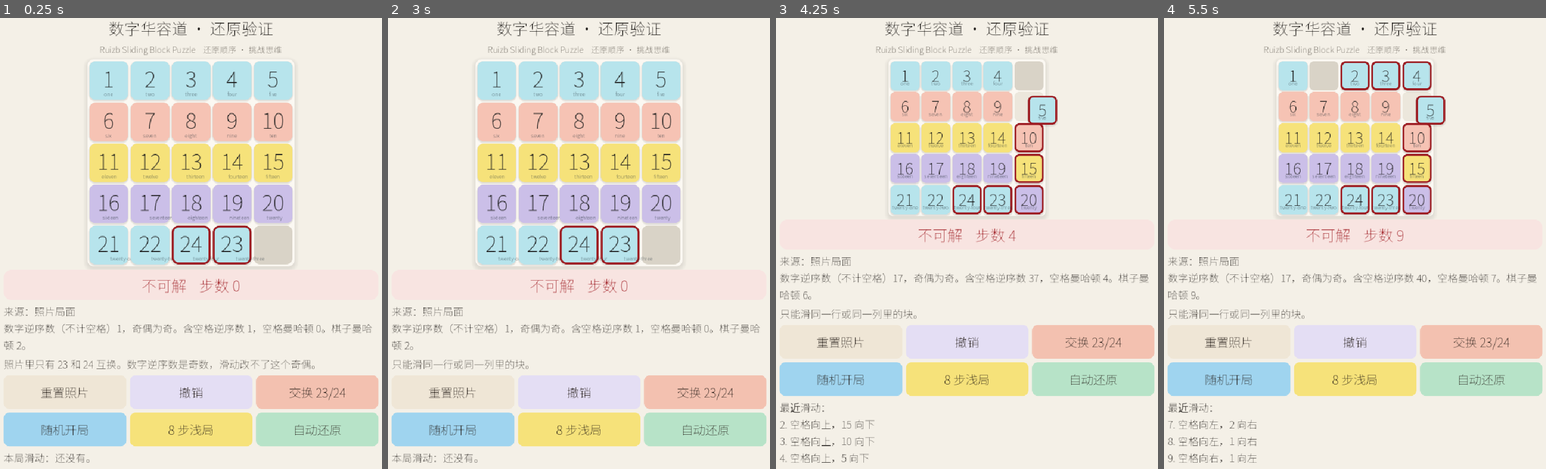
Above: before the commit, frames 1-4 (left to right).
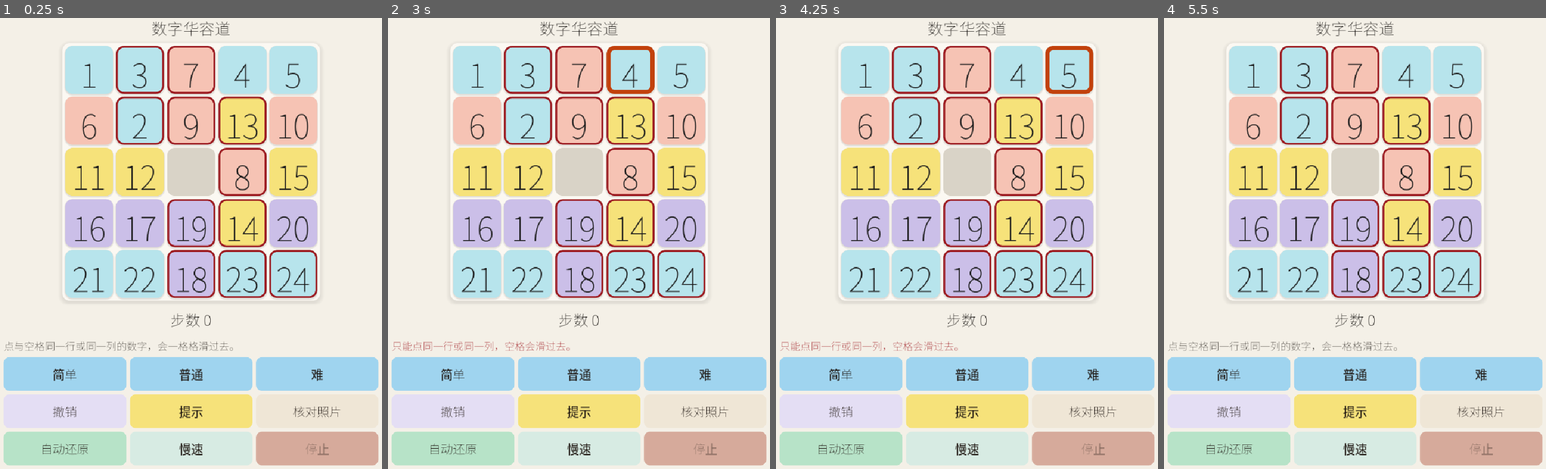
Above: after the commit, the same moments.

Repository: JeffGu98/huarongdao
Game: Godot game, scene res://main.tscn
The game is run twice, just before and just after one commit, with the same random seed, the same clock (stepped at 60 frames per second) and the same inputs.
Inputs:
- Up to frame 1 (0.25 s): no input
- Up to frame 2 (3 s): click "1" at 0.5 s; click "2" at 1.25 s; click "3" at 2 s; click "4" at 2.75 s
- Up to frame 3 (4.25 s): click "5" at 3.5 s
- Up to frame 4 (5.5 s): click "1" at 4.25 s; click "1" at 5 s

The runs differ from the first frame. In frame 1, 51% of the frame differs, in the area x 0-100%, y 0-100%; in frame 2, 52%; in frame 3, 53%; in frame 4, 53%.

Commit message:
对局和核对分开，还原可以调速度，发布 1.0.3。
打开就是可玩的简单局。提示只标下一步，自动还原默认放慢，播放中可以改速度或停止。

Diff:
--- a/main.gd
+++ b/main.gd
@@ -32,7 +32,7 @@
 var verdict_label: Label
 var stats_label: Label
 var note_label: Label
-var history_label: Label
+var subtitle_label: Label
 var banner: Panel
 var action_buttons: Array = []
 var font_regular: Font
@@ -45,6 +45,30 @@
 var number_labels := {}
 var word_labels := {}
 var laying_out := false
+var mode := "play"
+var deal_steps := 16
+var speed_index := 0
+var playback := false
+var assisted := false
+var hint_value := 0
+var reject_value := 0
+var show_hint := true
+var note_is_warn := false
+var saved_board: Array = []
+var saved_undo: Array = []
+var saved_moves := 0
+var deal_buttons := {}
+var play_only: Array = []
+var verify_only: Array = []
+var speed_button: Button
+var stop_button: Button
+var stop_after := -1
+
+const SPEED_LABELS := ["慢速", "中速", "快速"]
+const SPEED_SECONDS := [0.36, 0.18, 0.08]
+const DEAL_STEPS := [16, 40, 100]
+const DEAL_NAMES := ["简单", "普通", "难"]
+const HINT_PATH := "user://slide_hint_seen"
 
 
 func _ready() -> void:
@@ -77,20 +101,24 @@
 	column.size_flags_vertical = Control.SIZE_EXPAND_FILL
 	margin.add_child(column)
 
+	show_hint = not FileAccess.file_exists(HINT_PATH)
+
 	var title := Label.new()
-	title.text = "数字华容道 · 还原验证"
+	title.text = "数字华容道"
 	title.horizontal_alignment = HORIZONTAL_ALIGNMENT_CENTER
 	title.add_theme_font_override("font", font_bold)
 	title.add_theme_font_size_override("font_size", 34)
 	title.add_theme_color_override("font_color", Color("1d1a17"))
 	column.add_child(title)
 
-	var subtitle := Label.new()
-	subtitle.text = "Ruizb Sliding Block Puzzle    还原顺序 · 挑战思维"
+	subtitle_label = Label.new()
+	var subtitle := subtitle_label
+	subtitle.text = "核对照片局面。这一局不能靠滑动还原。"
 	subtitle.horizontal_alignment = HORIZONTAL_ALIGNMENT_CENTER
-	subtitle.add_theme_font_size_override("font_size", 18)
-	subtitle.text_overrun_behavior = TextServer.OVERRUN_TRIM_ELLIPSIS
+	subtitle.autowrap_mode = TextServer.AUTOWRAP_WORD_SMART
+	subtitle.add_theme_font_size_override("font_size", 20)
 	subtitle.add_theme_color_override("font_color", Color("5e584f"))
+	subtitle.visible = false
 	column.add_child(subtitle)
 
 	board_host = Control.new()
@@ -127,17 +155,27 @@
 	button_grid.add_theme_constant_override("h_separation", 8)
 	button_grid.add_theme_constant_override("v_separation", 8)
 	column.add_child(button_grid)
-	button_grid.add_child(_action_button("重置照片", Color("efe6d6"), _on_reset))
-	button_grid.add_child(_action_button("撤销", Color("e4def4"), _on_undo))
-	button_grid.add_child(_action_button("交换 23/24", Color("f3c1b0"), _on_swap))
-	button_grid.add_child(_action_button("随机开局", Color("9fd4ef"), _on_random_deal))
-	button_grid.add_child(_action_button("8 步浅局", Color("f6e27a"), _on_scramble))
+	for index in range(DEAL_NAMES.size()):
+		var steps: int = int(DEAL_STEPS[index])
+		var deal := _action_button(str(DEAL_NAMES[index]), Color("9fd4ef"), _start_deal.bind(steps))
+		deal_buttons[steps] = deal
+		play_only.append(deal)
+		button_grid.add_child(deal)
+	play_only.append(_grid_button(button_grid, "撤销", Color("e4def4"), _on_undo))
+	play_only.append(_grid_button(button_grid, "提示", Color("f6e27a"), _on_hint))
+	play_only.append(_grid_button(button_grid, "核对照片", Color("efe6d6"), _enter_verify))
+	verify_only.append(_grid_button(button_grid, "重置照片", Color("efe6d6"), _on_reset))
+	verify_only.append(_grid_button(button_grid, "交换 23/24", Color("f3c1b0"), _on_swap))
+	verify_only.append(_grid_button(button_grid, "8 步浅局", Color("f6e27a"), _on_scramble))
 	button_grid.add_child(_action_button("自动还原", Color("b7e3c8"), _on_solve))
-
-	history_label = _body_label()
-	column.add_child(history_label)
-
-	_load_photo()
+	speed_button = _action_button(SPEED_LABELS[0], Color("d7ebe3"), _on_speed)
+	button_grid.add_child(speed_button)
+	stop_button = _action_button("停止", Color("f3c1b0"), _on_stop)
+	stop_button.disabled = true
+	button_grid.add_child(stop_button)
+	verify_only.append(_grid_button(button_grid, "返回对局", Color("efe6d6"), _leave_verify))
+
+	_start_deal(16)
 	resized.connect(_layout_board)
 	get_viewport().size_changed.connect(_layout_board)
 
@@ -196,6 +234,9 @@
 		word.add_theme_color_override("font_color", Color("243038"))
 		button.add_child(word)
 		button.pressed.connect(_on_tile.bind(value))
+		button.button_down.connect(_set_word_visible.bind(value, true))
+		button.button_up.connect(_set_word_visible.bind(value, false))
+		word.visible = false
 		root.add_child(button)
 		tiles[value] = button
 		number_labels[value] = number
@@ -218,9 +259,9 @@
 	board_root.size = Vector2(side, side)
 	board_root.position = Vector2((avail.x - side) * 0.5, (avail.y - side) * 0.5)
 	var radius := maxi(int(tile_px * 0.16), 8)
-	var number_size := int(tile_px * 0.56)
-	var word_size := mini(int(tile_px * 0.13), int((tile_px - 8.0) / 6.6))
-	word_size = maxi(word_size, 11)
+	var number_size := int(tile_px * 0.68)
+	var word_size := mini(int(tile_px * 0.16), int((tile_px - 8.0) / 6.6))
+	word_size = maxi(word_size, 12)
 	for index in range(slots.size()):
 		var slot: Panel = slots[index]
 		slot.position = _cell_origin(index)
@@ -231,12 +272,12 @@
 		button.custom_minimum_size = Vector2.ZERO
 		button.size = Vector2(tile_px, tile_px)
 		var number: Label = number_labels[value]
-		number.position = Vector2(0, tile_px * 0.02)
-		number.size = Vector2(tile_px, tile_px * 0.60)
+		number.position = Vector2(0, tile_px * 0.08)
+		number.size = Vector2(tile_px, tile_px * 0.84)
 		number.add_theme_font_size_override("font_size", number_size)
 		var word: Label = word_labels[value]
-		word.position = Vector2(2, tile_px * 0.60)
-		word.size = Vector2(tile_px - 4, tile_px * 0.34)
+		word.position = Vector2(2, tile_px * 0.62)
+		word.size = Vector2(tile_px - 4, tile_px * 0.32)
 		word.clip_text = true
 		word.add_theme_font_size_override("font_size", word_size)
 	var tray := board_root.get_theme_stylebox("panel") as StyleBoxFlat
@@ -278,6 +319,12 @@
 	return button
 
 
+func _grid_button(grid: GridContainer, text: String, color: Color, callback: Callable) -> Button:
+	var button := _action_button(text, color, callback)
+	grid.add_child(button)
+	return button
+
+
 func _body_label() -> Label:
 	var label := Label.new()
 	label.autowrap_mode = TextServer.AUTOWRAP_WORD_SMART
@@ -295,13 +342,145 @@
 
 func _load_photo() -> void:
 	play_token += 1
+	playback = false
+	assisted = false
+	busy = false
 	board = Puzzle.photo_board()
 	move_count = 0
 	undo_stack.clear()
 	history.clear()
+	hint_value = 0
+	reject_value = 0
 	source_text = "照片局面"
+	note_is_warn = false
 	note_text = "照片里只有 23 和 24 互换。数字逆序数是奇数，滑动改不了这个奇偶。"
 	_place_tiles()
+	_refresh()
+
+
+func _step_duration() -> float:
+	return float(SPEED_SECONDS[speed_index])
+
+
+func _idle_note() -> String:
+	if mode == "verify":
+		return "照片里只有 23 和 24 互换。数字逆序数是奇数，滑动改不了这个奇偶。"
+	if Puzzle.is_solved(board):
+		return "这局还原了。点再来一局，或换一个难度。"
+	if show_hint:
+		return "点与空格同一行或同一列的数字，会一格格滑过去。"
+	return ""
+
+
+func _mark_hint_seen() -> void:
+	show_hint = false
+	var file := FileAccess.open(HINT_PATH, FileAccess.WRITE)
+	if file != null:
+		file.store_string("1")
+		file.close()
+
+
+func _set_word_visible(value: int, shown: bool) -> void:
+	var word: Label = word_labels[value]
+	word.visible = shown
+
+
+func _apply_mode() -> void:
+	var verifying := mode == "verify"
+	for button in play_only:
+		button.visible = not verifying
+	for button in verify_only:
+		button.visible = verifying
+	subtitle_label.visible = verifying
+	stats_label.visible = verifying
+	if speed_button != null:
+		speed_button.text = str(SPEED_LABELS[speed_index])
+	if stop_button != null:
+		stop_button.disabled = not playback
+	if verifying:
+		return
+	for index in range(DEAL_STEPS.size()):
+		var steps: int = int(DEAL_STEPS[index])
+		var button: Button = deal_buttons[steps]
+		if not board.is_empty() and Puzzle.is_solved(board) and steps == deal_steps:
+			button.text = "再来一局"
+		else:
+			button.text = str(DEAL_NAMES[index])
+
+
+func _start_deal(steps: int) -> void:
+	if busy:
+		return
+	play_token += 1
+	playback = false
+	assisted = false
+	mode = "play"
+	deal_steps = steps
+	var rng := RandomNumberGenerator.new()
+	rng.randomize()
+	board = Puzzle.shuffled_board(steps, rng)
+	move_count = 0
+	undo_stack.clear()
+	history.clear()
+	saved_board = []
+	saved_undo = []
+	hint_value = 0
+	reject_value = 0
+	var deal_index := DEAL_STEPS.find(steps)
+	source_text = "%s开局" % str(DEAL_NAMES[deal_index])
+	note_is_warn = false
+	note_text = _idle_note()
+	_place_tiles()
+	_refresh()
+
+
+func _enter_verify() -> void:
+	if busy:
+		return
+	if mode != "verify":
+		saved_board = board.duplicate()
+		saved_undo = undo_stack.duplicate(true)
+		saved_moves = move_count
+	mode = "verify"
+	_load_photo()
+
+
+func _leave_verify() -> void:
+	if busy:
+		return
+	mode = "play"
+	hint_value = 0
+	reject_value = 0
+	note_is_warn = false
+	if saved_board.is_empty():
+		_start_deal(deal_steps)
+		return
+	board = saved_board.duplicate()
+	undo_stack = saved_undo.duplicate(true)
+	move_count = saved_moves
+	note_text = _idle_note()
+	_place_tiles()
+	_refresh()
+
+
+func _on_speed() -> void:
+	speed_index = (speed_index + 1) % SPEED_LABELS.size()
+	if speed_button != null:
+		speed_button.text = str(SPEED_LABELS[speed_index])
+
+
+func _on_stop() -> void:
+	if not playback:
+		return
+	play_token += 1
+	playback = false
+	assisted = false
+	busy = false
+	hint_value = 0
+	note_is_warn = false
+	note_text = "已停下。"
+	_set_buttons_disabled(false)
+	_restyle()
 	_refresh()
 
 
@@ -334,7 +513,13 @@
 		style.shadow_color = Color(0, 0, 0, 0.1)
 		style.shadow_size = 3
 		style.shadow_offset = Vector2(0, 2)
-		if here != home:
+		if value == hint_value:
+			style.border_color = Color("1d4e89")
+			style.set_border_width_all(maxi(int(tile_px * 0.09), 8))
+		elif value == reject_value:
+			style.border_color = Color("c2410c")
+			style.set_border_width_all(maxi(int(tile_px * 0.09), 8))
+		elif here != home:
 			style.border_color = Color("9d1c22")
 			style.set_border_width_all(maxi(int(tile_px * 0.045), 4))
 		button.add_theme_stylebox_override("normal", style)
@@ -352,11 +537,15 @@
 	var can_solve := Puzzle.solvable(board)
 	var verdict := "已还原" if solved else ("可解" if can_solve else "不可解")
 	var color := Color("1b7f4a") if solved else (Color("8a5a12") if can_solve else Color("a3262c"))
-	verdict_label.text = "%s    步数 %d" % [verdict, move_count]
+	if mode == "play" and not solved:
+		verdict_label.text = "步数 %d" % move_count
+		color = Color("1d1a17")
+	else:
+		verdict_label.text = "%s    步数 %d" % [verdict, move_count]
 	verdict_label.add_theme_color_override("font_color", color)
 	var band := StyleBoxFlat.new()
 	band.set_corner_radius_all(16)
-	band.bg_color = Color("e5f6ea") if solved else (Color("f8efd4") if can_solve else Color("f8e4e1"))
+	band.bg_color = Color("e5f6ea") if solved else (Color("f4f0e7") if mode == "play" else (Color("f8efd4") if can_solve else Color("f8e4e1")))
 	banner.add_theme_stylebox_override("panel", band)
 	stats_label.text = "来源：%s\n数字逆序数（不计空格）%d，奇偶为%s。含空格逆序数 %d，空格曼哈顿 %d。棋子曼哈顿 %d。" % [
 		source_text,
@@ -367,14 +556,9 @@
 		distance,
 	]
 	note_label.text = note_text
-	if history.is_empty():
-		history_label.text = "本局滑动：还没有。"
-	else:
-		var lines: PackedStringArray = PackedStringArray()
-		var start := maxi(history.size() - 3, 0)
-		for index in range(start, history.size()):
-			lines.append(str(history[index]))
-		history_label.text = "最近滑动：\n" + "\n".join(lines)
+	note_label.visible = note_text != ""
+	note_label.add_theme_color_override("font_color", Color("a3262c") if note_is_warn else Color("3f3a34"))
+	_apply_mode()
 
 
 func _unhandled_input(event: InputEvent) -> void:
@@ -410,8 +594,7 @@
 	var blank_row := int(blank / Puzzle.N)
 	var blank_col := blank % Puzzle.N
 	if row != blank_row and col != blank_col:
-		note_text = "只能滑同一行或同一列里的块。"
-		_refresh()
+		_reject(value)
 		return
 	var steps: Array = []
 	var cursor_row := blank_row
@@ -429,6 +612,23 @@
 	_play_steps(steps)
 
 
+func _reject(value: int) -> void:
+	note_text = "只能点同一行或同一列，空格会滑过去。"
+	note_is_warn = true
+	reject_value = value
+	_restyle()
+	_refresh()
+	var token := play_token
+	await get_tree().create_timer(0.9).timeout
+	if token != play_token or reject_value != value:
+		return
+	reject_value = 0
+	note_is_warn = false
+	note_text = _idle_note()
+	_restyle()
+	_refresh()
+
+
 func _on_reset() -> void:
 	if busy:
 		return
@@ -442,6 +642,9 @@
 	move_count = maxi(move_count - 1, 0)
 	if not history.is_empty():
 		history.pop_back()
+	hint_value = 0
+	reject_value = 0
+	note_is_warn = false
 	note_text = "已撤销一步。"
 	_place_tiles()
 	_refresh()
@@ -473,6 +676,7 @@
 	board[at_24] = tmp
 	history.append("拆块：交换 23 和 24（不是滑动）")
 	source_text = "已把 23 和 24 拆出来对调"
+	note_is_warn = false
 	note_text = "这一步把两块拿出来交换，不经过空格。照片局面因此直接变成终态。"
 	busy = false
 	_set_buttons_disabled(false)
@@ -480,29 +684,14 @@
 	_refresh()
 
 
-func _on_random_deal() -> void:
-	if busy:
-		return
-	play_token += 1
-	var rng := RandomNumberGenerator.new()
-	rng.randomize()
-	board = Puzzle.shuffled_board(100, rng)
-	move_count = 0
-	undo_stack.clear()
-	history.clear()
-	source_text = "随机开局"
-	var distance := Puzzle.tile_manhattan(board)
-	note_text = "从终态随机滑动 100 步生成，一定可解。棋子曼哈顿距离 %d。可以自己滑，也可以点自动还原看演示。" % distance
-	_place_tiles()
-	_refresh()
-
-
 func _on_scramble() -> void:
 	if busy:
 		return
 	play_token += 1
 	var token := play_token
 	busy = true
+	playback = true
+	assisted = true
 	_set_buttons_disabled(true)
 	board = Puzzle.solved_board()
 	move_count = 0
@@ -530,7 +719,7 @@
 			options = Puzzle.legal_moves(board)
 		var move: Dictionary = options[rng.randi() % options.size()]
 		previous_blank = blank
-		var moved := await _animate_step(int(move["dr"]), int(move["dc"]))
+		var moved := await _animate_step(int(move["dr"]), int(move["dc"]), _step_duration())
 		if not moved:
 			break
 	if token != play_token:
@@ -538,8 +727,11 @@
 	move_count = 0
 	undo_stack.clear()
 	history.clear()
+	playback = false
+	assisted = false
 	source_text = "从终态打乱的练习局"
-	note_text = "这 8 步是合法滑动，所以奇偶和终态相同。可以手滑，也可以点自动还原。"
+	note_is_warn = false
+	note_text = "这 8 步是合法滑动。可以手滑，也可以点自动还原。速度可以改成慢速、中速或快速。"
 	busy = false
 	_set_buttons_disabled(false)
 	_refresh()
@@ -556,54 +748,103 @@
 		note_text = "这个局面和终态奇偶不同。自动还原不会开始搜索，因为不存在滑动步骤。"
 		_refresh()
 		return
-	var lower_bound := Puzzle.tile_manhattan(board)
-	var shortest := lower_bound <= 12
-	note_text = "正在搜索最短滑动步骤…" if shortest else "这局比较深，正在编排还原演示…"
+	note_text = "正在找还原步骤…"
+	note_is_warn = false
 	_refresh()
 	busy = true
 	_set_buttons_disabled(true)
 	await get_tree().process_frame
 	await get_tree().process_frame
-	var result: Dictionary = Puzzle.solve(board, 14) if shortest else Puzzle.solve_demo(board)
-	if shortest and not result["ok"]:
-		result = Puzzle.solve_demo(board)
-		shortest = false
+	var result := _solution()
 	if not result["ok"]:
 		busy = false
+		note_is_warn = true
 		note_text = "没有找到还原步骤（%s）。" % str(result["reason"])
 		_set_buttons_disabled(false)
 		_refresh()
 		return
 	var count: int = result["moves"].size()
-	if shortest:
-		note_text = "找到 %d 步最短解，开始播放。" % count
+	var speed_name := str(SPEED_LABELS[speed_index])
+	if bool(result["shortest"]):
+		note_text = "找到 %d 步最短解，按%s播放。播放中可以改速度或停止。" % [count, speed_name]
 	else:
-		note_text = "找到 %d 步。这不是最短，用来演示随机开局怎么滑回去。" % count
-	_refresh()
-	await _play_steps(result["moves"])
+		note_text = "按%s演示 %d 步。这不是最短。播放中可以改速度或停止。" % [speed_name, count]
+	_refresh()
+	var finished: bool = await _play_steps(result["moves"], true)
+	if finished and Puzzle.is_solved(board):
+		note_is_warn = false
+		note_text = "还原好了。点再来一局，或换一个难度。"
+		_refresh()
+
+
+func _solution() -> Dictionary:
+	var lower_bound := Puzzle.tile_manhattan(board)
+	if lower_bound <= 12:
+		var shortest := Puzzle.solve(board, 14)
+		if shortest["ok"]:
+			shortest["shortest"] = true
+			return shortest
+	var demo := Puzzle.solve_demo(board)
+	demo["shortest"] = false
+	return demo
+
+
+func _on_hint() -> void:
+	if busy:
+		return
 	if Puzzle.is_solved(board):
-		note_text = "自动还原播完，盘面已经和终态逐格相同。"
+		note_is_warn = false
+		note_text = "已经还原了。"
 		_refresh()
-
-
-func _play_steps(steps: Array) -> void:
+		return
+	if not Puzzle.solvable(board):
+		note_is_warn = true
+		note_text = "这局和终态奇偶不同，没有可以走的下一步。"
+		_refresh()
+		return
+	var result := _solution()
+	if not result["ok"] or result["moves"].is_empty():
+		note_is_warn = true
+		note_text = "没有找到下一步。"
+		_refresh()
+		return
+	hint_value = int(result["moves"][0]["tile"])
+	note_is_warn = false
+	note_text = "蓝框是下一步可以动的 %d。" % hint_value
+	_restyle()
+	_refresh()
+
+
+func _play_steps(steps: Array, paced: bool = false) -> bool:
 	play_token += 1
 	var token := play_token
 	busy = true
+	playback = true
+	assisted = paced
+	hint_value = 0
 	_set_buttons_disabled(true)
-	var duration := 0.09 if steps.size() <= 24 else 0.045
+	_restyle()
 	for step in steps:
 		if token != play_token:
-			return
+			return false
+		var duration := _step_duration() if paced else 0.14
 		var moved := await _animate_step(int(step["dr"]), int(step["dc"]), duration)
 		if not moved:
 			note_text = "这一步会滑出棋盘，已停住。"
 			break
+		if paced and stop_after > 0:
+			stop_after -= 1
+			if stop_after == 0:
+				_on_stop()
+				return false
 	if token != play_token:
-		return
+		return false
+	playback = false
+	assisted = false
 	busy = false
 	_set_buttons_disabled(false)
 	_refresh()
+	return true
 
 
 func _animate_step(dr: int, dc: int, duration: float = 0.09) -> bool:
@@ -615,6 +856,13 @@
 	var index := row * Puzzle.N + col
 	var tile := int(board[index])
 	undo_stack.append(board.duplicate())
+	if not assisted and show_hint:
+		_mark_hint_seen()
+	if not assisted:
+		note_is_warn = false
+		note_text = _idle_note()
+	hint_value = 0
+	reject_value = 0
 	var button: Button = tiles[tile]
 	var tween := create_tween()
 	tween.tween_property(button, "position", _cell_origin(blank), duration).set_trans(Tween.TRANS_CUBIC).set_ease(Tween.EASE_OUT)
@@ -642,4 +890,8 @@
 
 func _set_buttons_disabled(disabled: bool) -> void:
 	for button in action_buttons:
+		if button == speed_button or button == stop_button:
+			continue
 		button.disabled = disabled
+	if stop_button != null:
+		stop_button.disabled = not playback
--- a/project.godot
+++ b/project.godot
@@ -12,7 +12,7 @@
 
 config/name="数字华容道"
 config/description="5×5 数字滑动拼图。照片局面用来验证可解性，随机开局可以玩。"
-config/version="1.0.2"
+config/version="1.0.3"
 run/main_scene="res://main.tscn"
 config/features=PackedStringArray("4.7", "Mobile")
 config/icon="res://icon.png"
--- a/selftest.gd
+++ b/selftest.gd
@@ -21,22 +21,16 @@
 		quit(1)
 		return
 	var text := str(verdict.text)
-	if "不可解" not in text:
-		push_error("开局判定不是不可解：%s" % text)
-		quit(1)
-		return
-	if int(game.board.find(0)) != 24:
-		push_error("空格不在右下角")
-		quit(1)
-		return
-	var tile_24: Control = game.tiles[24]
-	var tile_23: Control = game.tiles[23]
-	if tile_24.position.x >= tile_23.position.x:
-		push_error("24 没有排在 23 左边")
-		quit(1)
-		return
-	if game.tiles[21].position.y <= game.tiles[16].position.y:
-		push_error("底行没有在第 4 行下面")
+	if game.mode != "play" or not Puzzle.solvable(game.board) or Puzzle.is_solved(game.board):
+		push_error("开局不是可玩的局：%s" % text)
+		quit(1)
+		return
+	if "步数" not in text:
+		push_error("对局横幅没有步数：%s" % text)
+		quit(1)
+		return
+	if game.speed_index != 0 or game._step_duration() < 0.25:
+		push_error("默认还原速度太快：%s" % str(game._step_duration()))
 		quit(1)
 		return
 	var host_width: float = game.board_host.size.x
@@ -61,11 +55,6 @@
 		push_error("手机宽度下格子仍然偏小：%s / %s" % [str(tile_size), str(phone_width)])
 		quit(1)
 		return
-	var step_x: float = game.tiles[2].position.x - game.tiles[1].position.x
-	if absf(step_x - (tile_size.x + game.gap_px)) > 1.5:
-		push_error("相邻格子间距不对：%s" % str(step_x))
-		quit(1)
-		return
 	var number_label: Label = game.number_labels[10]
 	var number_size := number_label.get_theme_font_size("font_size")
 	if float(number_size) < tile_size.x * 0.5:
@@ -76,6 +65,64 @@
 	var word_size := word_label.get_theme_font_size("font_size")
 	if float(word_size) < tile_size.x * 0.1:
 		push_error("英文词字号太小：%s" % str(word_size))
+		quit(1)
+		return
+	if word_label.visible:
+		push_error("英文词不应该一直显示")
+		quit(1)
+		return
+	game._on_hint()
+	var hinted := int(game.hint_value)
+	var hinted_at := int(game.board.find(hinted))
+	var hinted_blank := int(game.board.find(0))
+	if hinted < 1 or hinted > 24:
+		push_error("提示没有指出棋子")
+		quit(1)
+		return
+	if int(hinted_at / 5) != int(hinted_blank / 5) and hinted_at % 5 != hinted_blank % 5:
+		push_error("提示的棋子不和空格同行列")
+		quit(1)
+		return
+	game._start_deal(100)
+	game.stop_after = 1
+	await game._on_solve()
+	if game.playback or game.busy or Puzzle.is_solved(game.board) or game.move_count < 1:
+		push_error("停止后仍在还原或没有走出第一步")
+		quit(1)
+		return
+	if "停下" not in game.note_text:
+		push_error("停止没有留下提示：%s" % game.note_text)
+		quit(1)
+		return
+	game._on_speed()
+	game._on_speed()
+	if game.speed_index != 2 or game._step_duration() > 0.1:
+		push_error("速度没有切到快速")
+		quit(1)
+		return
+	game._enter_verify()
+	text = str(game.verdict_label.text)
+	if "不可解" not in text:
+		push_error("照片判定不是不可解：%s" % text)
+		quit(1)
+		return
+	if int(game.board.find(0)) != 24:
+		push_error("空格不在右下角")
+		quit(1)
+		return
+	var tile_24: Control = game.tiles[24]
+	var tile_23: Control = game.tiles[23]
+	if tile_24.position.x >= tile_23.position.x:
+		push_error("24 没有排在 23 左边")
+		quit(1)
+		return
+	if game.tiles[21].position.y <= game.tiles[16].position.y:
+		push_error("底行没有在第 4 行下面")
+		quit(1)
+		return
+	var step_x: float = game.tiles[2].position.x - game.tiles[1].position.x
+	if absf(step_x - (tile_size.x + game.gap_px)) > 1.5:
+		push_error("相邻格子间距不对：%s" % str(step_x))
 		quit(1)
 		return
 	await game._animate_step(0, -1)
Not shown, changed: export_presets.cfg
Not shown, changed: 还原步骤.md
